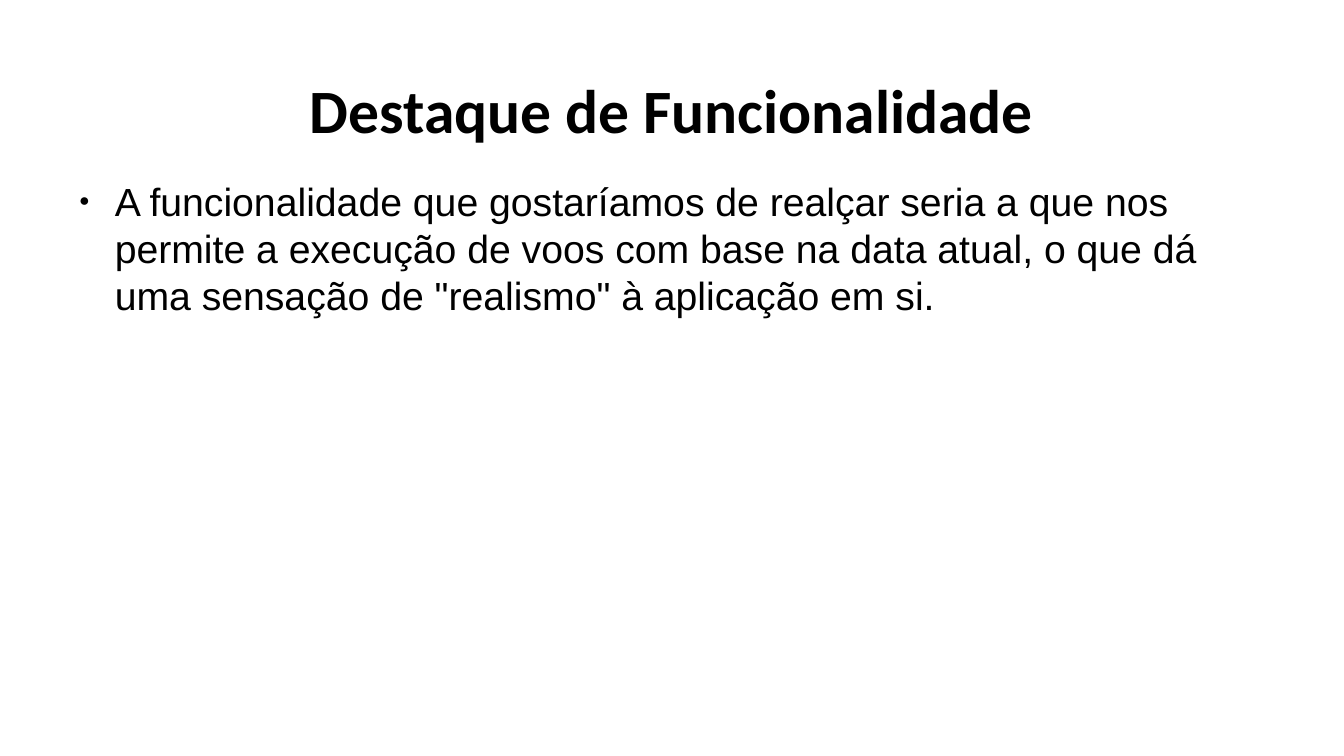
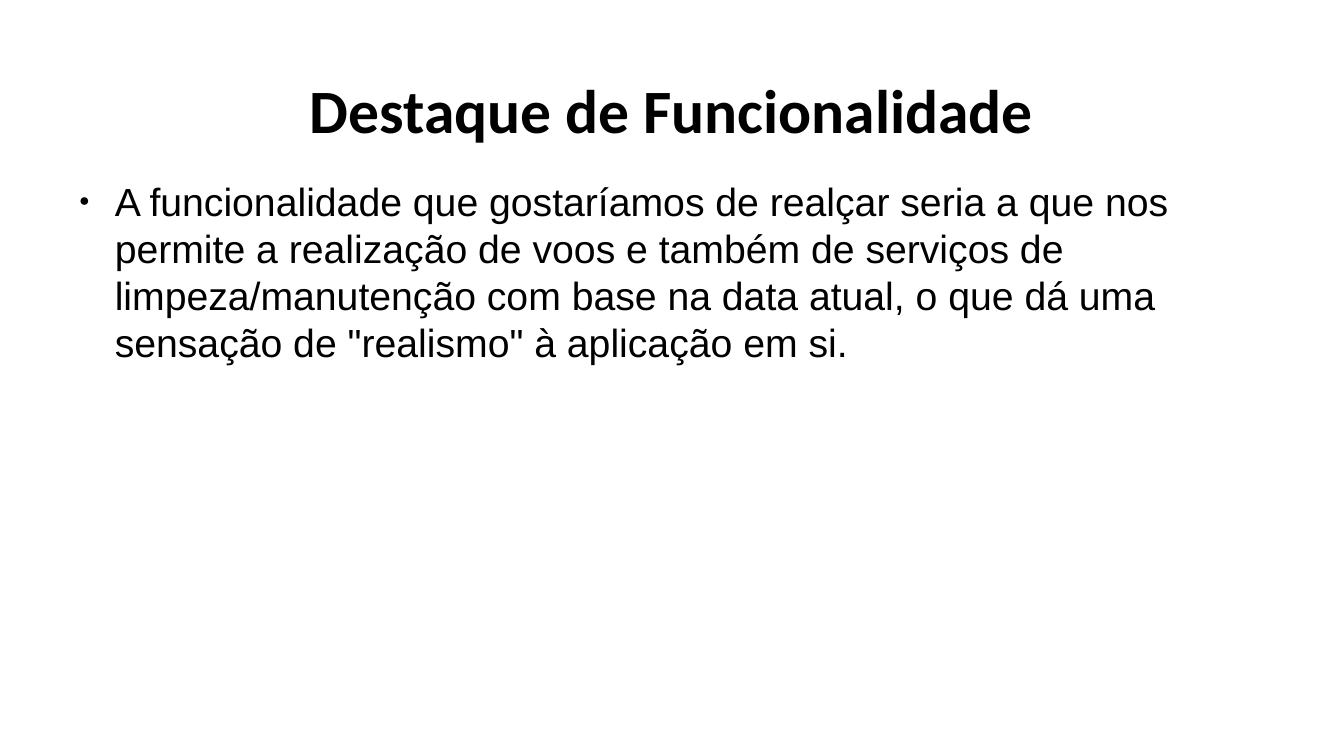
Before and after one commit to Naapperas/feup-aed-proj1, a slide deck: slide 8 of Apresentação.pptx. Drawn at 1344x756 pixels with LibreOffice and Linux fonts; fonts in the diff are those of the drawing. Boxes give left, top, right and bottom in pixels: in the first picture for what was removed or moved away, otherwise in the second. Text is boxed around its words. In the diff, an @@ line names an element or a change of style, - is before the commit and + after.

```diff
--- a/Apresentação.pptx
+++ b/Apresentação.pptx
@@ text at (115, 187, 1168, 365): text changed @@
-● A funcionalidade que gostaríamos de realçar seria a que nos permite a execução de voos com base na data atual, o que dá uma sensação de "realismo" à aplicação em si.
+● A funcionalidade que gostaríamos de realçar seria a que nos permite a realização de voos e também de serviços de limpeza/manutenção com base na data atual, o que dá uma sensação de "realismo" à aplicação em si.
```
Also in this commit, not shown: 3 other slides changed, 8 other files.
